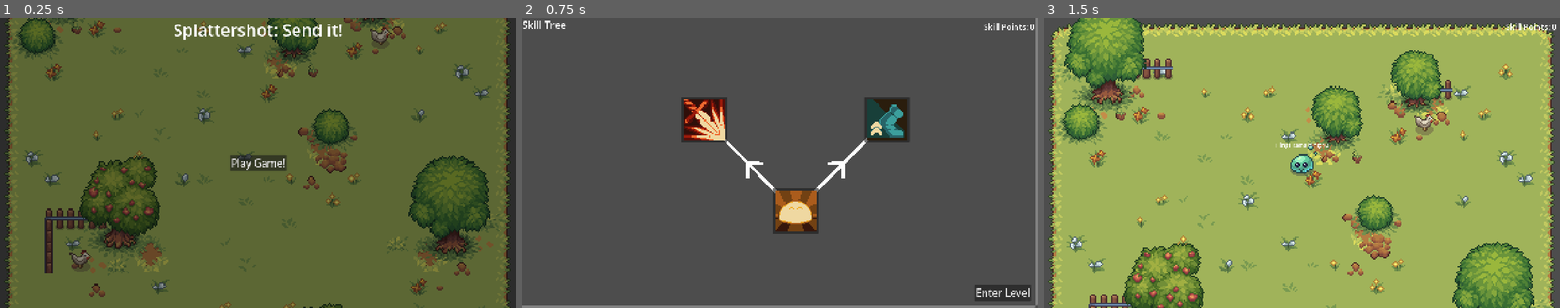
Above: before the commit, frames 1-3 (left to right).
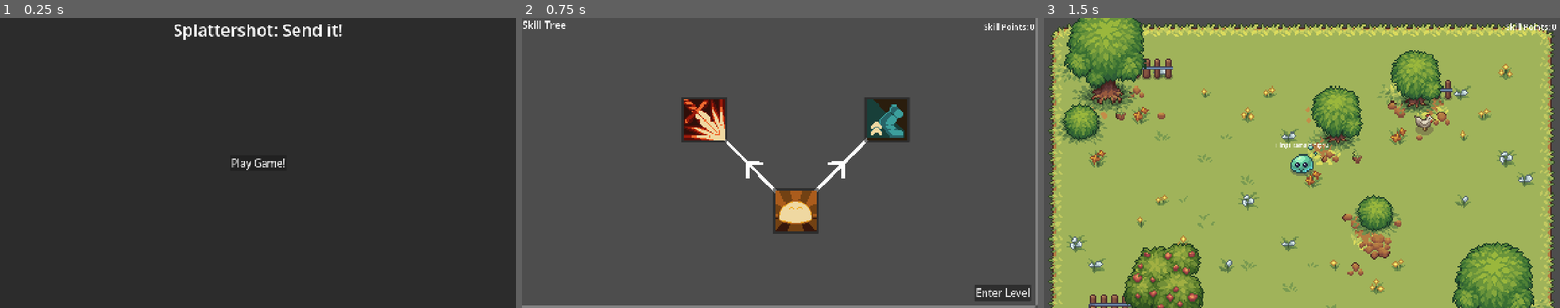
Above: after the commit, the same moments.

Repository: Auseawesome/HavenBounceBack
Game: Godot game, scene res://main.tscn
Two runs of this game, one before a commit and one after it. Both use one fixed random seed, a clock stepped at 60 frames per second and the inputs below.
Inputs:
- Up to frame 1 (0.25 s): no input
- Up to frame 2 (0.75 s): click "Play Game!" at 0.5 s
- Up to frame 3 (1.5 s): click "Enter Level" at 1.25 s

The runs differ from the first frame. In frame 1, 93% of the frame differs, in the area x 1-99%, y 0-100%; in frame 2, nothing differs; in frame 3, nothing differs.

Commit message:
Get rid of main menu background

Diff:
--- a/main.tscn
+++ b/main.tscn
@@ -1,6 +1,5 @@
 [gd_scene format=3 uid="uid://ca12f1v147pb6"]
 
-[ext_resource type="PackedScene" uid="uid://bhu4yt14iodwx" path="res://levels/template_level.tscn" id="1_0xm2m"]
 [ext_resource type="Script" uid="uid://bp0vgsh2rrhvn" path="res://ui/main_menu.gd" id="1_ig7tw"]
 [ext_resource type="Script" uid="uid://ckh5qrfxnbncj" path="res://main.gd" id="1_lquwl"]
 [ext_resource type="PackedScene" uid="uid://cibfdhuc8bipr" path="res://ui/skill_tree/skill_tree.tscn" id="3_1bvp3"]
@@ -17,9 +16,6 @@
 grow_horizontal = 2
 grow_vertical = 2
 script = ExtResource("1_ig7tw")
-
-[node name="TemplateLevel" parent="MainMenu" unique_id=1480404076 instance=ExtResource("1_0xm2m")]
-position = Vector2(0, -256)
 
 [node name="ColorRect" type="ColorRect" parent="MainMenu" unique_id=713369592]
 layout_mode = 1
